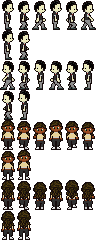
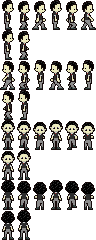
Two versions of the same layered image (96×240). Layer-by-layer changes:
painted on "hair" over <box>2,180,94,230</box>
painted on "main_character" over <box>1,121,95,239</box>
